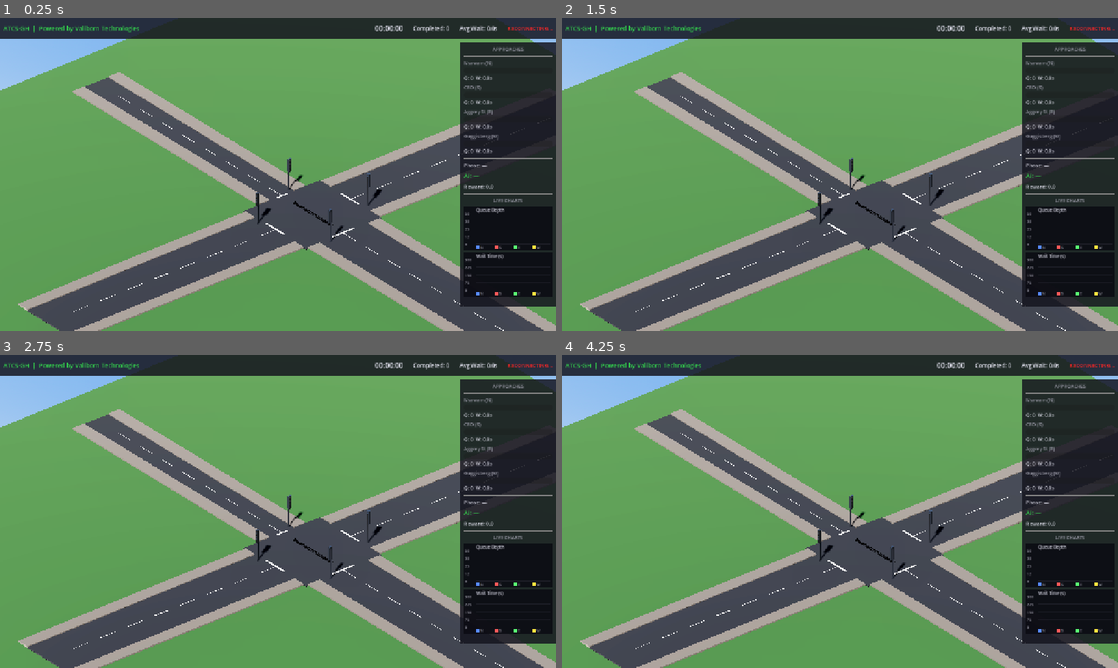
Above: before the commit, frames 1-4 (two rows, left to right).
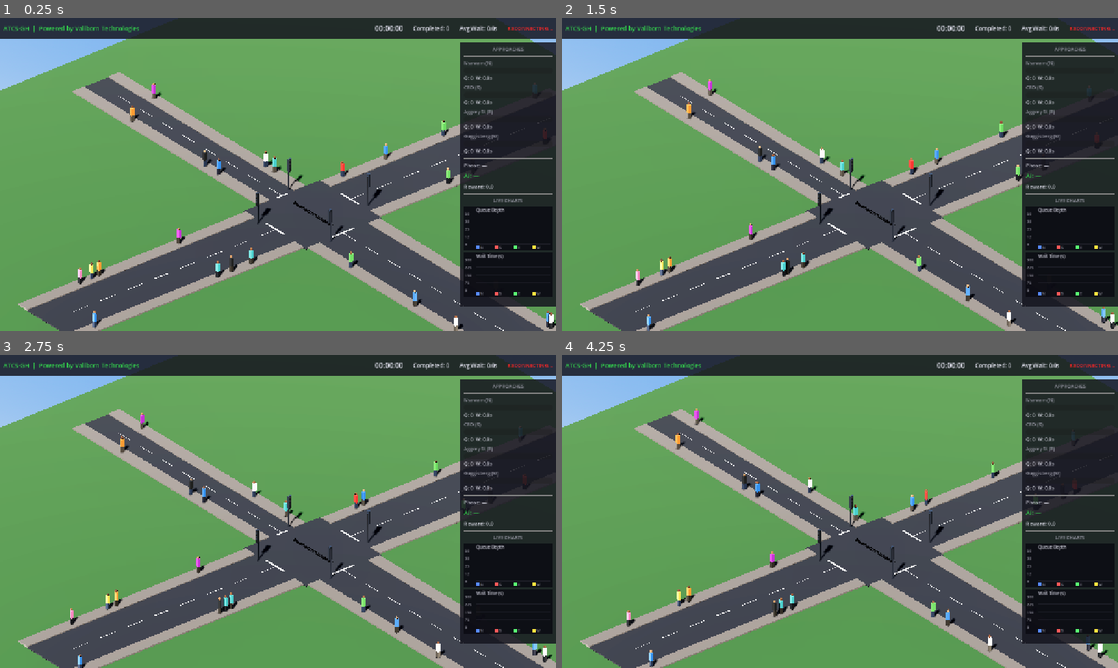
Above: after the commit, the same moments.

Repository: Bigbee-x/ATCS-GH
Game: Godot game, scene res://scenes/Main.tscn
The game is run twice, just before and just after one commit, with the same random seed, the same clock (stepped at 60 frames per second) and the same inputs.
Inputs (mouse positions are in pixels of both pictures, inside the frame that each line leads up to):
- Up to frame 1 (0.25 s): no input
- Up to frame 2 (1.5 s): move the mouse to (962, 158) at 0.52 s; click (962, 158) at 0.67 s; move the mouse to (728, 190) at 1.27 s; click (728, 190) at 1.42 s
- Up to frame 3 (2.75 s): move the mouse to (333, 442) at 2.02 s; click (333, 442) at 2.17 s
- Up to frame 4 (4.25 s): move the mouse to (812, 574) at 2.77 s; click (812, 574) at 2.92 s; move the mouse to (1006, 558) at 3.52 s; click (1006, 558) at 3.67 s

The runs differ from the first frame. In frame 1, 1.1% of the frame differs, in the area x 14-100%, y 20-100%; in frame 2, 1.1%; in frame 3, 1.0%; in frame 4, 1.1%.

Commit message:
Add ambient pedestrian system to 3D visualizer
Visual-only pedestrians walking on sidewalks for scene realism.
28 procedural-mesh pedestrians with varied appearances across 8 sidewalk paths.

Co-Authored-By: Claude Opus 4.6 <noreply@anthropic.com>

Diff:
--- a/visualizer/scenes/Main.tscn
+++ b/visualizer/scenes/Main.tscn
@@ -6,6 +6,7 @@
 [ext_resource type="Script" path="res://scripts/VehicleManager.gd" id="4_vehicles"]
 [ext_resource type="Script" path="res://scripts/UI.gd" id="5_ui"]
 [ext_resource type="Script" path="res://scripts/AudioManager.gd" id="6_audio"]
+[ext_resource type="Script" path="res://scripts/PedestrianManager.gd" id="7_pedestrians"]
 
 [sub_resource type="ProceduralSkyMaterial" id="ProceduralSkyMaterial_sky"]
 sky_top_color = Color(0.35, 0.55, 0.85, 1)
@@ -57,6 +58,9 @@
 [node name="VehicleManager" type="Node3D" parent="."]
 script = ExtResource("4_vehicles")
 
+[node name="PedestrianManager" type="Node3D" parent="."]
+script = ExtResource("7_pedestrians")
+
 [node name="AudioManager" type="Node" parent="."]
 script = ExtResource("6_audio")
 
--- a/visualizer/scripts/Main.gd
+++ b/visualizer/scripts/Main.gd
@@ -11,12 +11,14 @@
 ##   IsometricCamera (Camera3D)    — viewpoint
 ##   Intersection (Node3D)         — 3D road geometry + traffic lights
 ##   VehicleManager (Node3D)       — vehicle pool rendering
+##   PedestrianManager (Node3D)   — ambient walking pedestrians
 ##   UI (CanvasLayer → Control)    — HUD overlay
 
 # ── Child node references ────────────────────────────────────────────────────
 @onready var ws_client: WebSocketClient = $WebSocketClient
 @onready var intersection: Node3D = $Intersection
 @onready var vehicle_manager: Node3D = $VehicleManager
+@onready var pedestrian_manager: Node3D = $PedestrianManager
 @onready var audio_manager: Node = $AudioManager
 @onready var ui: Control = $UI/UIRoot
 @onready var camera: Camera3D = $IsometricCamera
@@ -96,6 +98,7 @@
 	var run: int = data.get("run", 0)
 	print("[Main] Simulation restarting (run #%d)..." % run)
 	vehicle_manager.clear_all()
+	pedestrian_manager.respawn()
 	audio_manager.reset_audio()
 	ui.reset_display()
 	_packets_received = 0
--- /dev/null
+++ b/visualizer/scripts/PedestrianManager.gd
@@ -0,0 +1,248 @@
+extends Node3D
+## Visual-only ambient pedestrian system.
+##
+## Spawns random pedestrians walking along sidewalks for scene realism.
+## Entirely client-side — no SUMO data, no server interaction.
+## Pedestrians walk back and forth along predefined sidewalk paths
+## at varied speeds with randomised appearances.
+
+# ── Configuration ──────────────────────────────────────────────────────────────
+const NUM_PEDESTRIANS   := 28      # Total ambient pedestrians
+const MIN_SPEED         := 0.4     # Slowest walk speed (Godot units/sec)
+const MAX_SPEED         := 1.2     # Fastest walk speed
+const BODY_WIDTH        := 0.3     # Torso width (X)
+const BODY_DEPTH        := 0.25    # Torso depth (Z)
+const BODY_HEIGHT       := 0.9     # Torso height (Y)
+const HEAD_RADIUS       := 0.14    # Head sphere radius
+const LEG_HEIGHT        := 0.7     # Legs (lower body)
+const TOTAL_HEIGHT      := 1.75    # Approximate total (legs + body + head)
+const SIDEWALK_Y        := 0.15    # Matches Intersection.gd SIDEWALK_HEIGHT
+
+# ── Road geometry (must match Intersection.gd) ────────────────────────────────
+const ROAD_LENGTH       := 30.0
+const NS_ROAD_WIDTH     := 6.4
+const E_ROAD_WIDTH      := 6.4
+const W_ROAD_WIDTH      := 3.2
+const JUNCTION_SIZE     := 10.0
+const SIDEWALK_WIDTH    := 1.5
+
+# ── Appearance palettes ───────────────────────────────────────────────────────
+# Shirt/top colors (bright, visible from isometric camera)
+const SHIRT_COLORS: Array = [
+	Color(0.85, 0.15, 0.15),   # Red
+	Color(0.15, 0.45, 0.85),   # Blue
+	Color(0.95, 0.75, 0.05),   # Yellow
+	Color(0.20, 0.70, 0.25),   # Green
+	Color(0.90, 0.45, 0.10),   # Orange
+	Color(0.60, 0.20, 0.70),   # Purple
+	Color(0.95, 0.95, 0.95),   # White
+	Color(0.15, 0.15, 0.15),   # Black
+	Color(0.80, 0.40, 0.60),   # Pink
+	Color(0.10, 0.65, 0.65),   # Teal
+]
+
+# Skin tones
+const SKIN_COLORS: Array = [
+	Color(0.36, 0.22, 0.14),   # Dark brown
+	Color(0.45, 0.30, 0.18),   # Medium brown
+	Color(0.55, 0.38, 0.24),   # Light brown
+	Color(0.65, 0.48, 0.32),   # Tan
+	Color(0.42, 0.26, 0.16),   # Rich brown
+]
+
+# Trouser/leg colors
+const LEG_COLORS: Array = [
+	Color(0.15, 0.15, 0.20),   # Dark navy
+	Color(0.20, 0.18, 0.15),   # Dark brown
+	Color(0.10, 0.10, 0.12),   # Black
+	Color(0.30, 0.28, 0.25),   # Khaki dark
+	Color(0.18, 0.22, 0.30),   # Denim
+]
+
+# ── Sidewalk path definitions ─────────────────────────────────────────────────
+# Each path: {start: Vector3, end: Vector3, walk_axis: String}
+# Pedestrians walk from start to end and back along the walk_axis.
+# Positions placed at centre of each sidewalk strip.
+var _sidewalk_paths: Array = []
+
+# ── Active pedestrians ────────────────────────────────────────────────────────
+# pid → {node, path_idx, progress, speed, forward}
+var _pedestrians: Array = []
+
+
+# ═══════════════════════════════════════════════════════════════════════════════
+# LIFECYCLE
+# ═══════════════════════════════════════════════════════════════════════════════
+
+func _ready() -> void:
+	_define_sidewalk_paths()
+	_spawn_all()
+
+
+func _process(delta: float) -> void:
+	for ped in _pedestrians:
+		_move_pedestrian(ped, delta)
+
+
+# ═══════════════════════════════════════════════════════════════════════════════
+# PATH DEFINITIONS
+# ═══════════════════════════════════════════════════════════════════════════════
+
+func _define_sidewalk_paths() -> void:
+	## Define all 8 sidewalk paths (2 per road arm).
+	var half_junc: float = JUNCTION_SIZE / 2.0
+	var ns_sw_offset: float = NS_ROAD_WIDTH / 2.0 + SIDEWALK_WIDTH / 2.0  # ~3.95
+	var e_sw_offset: float = E_ROAD_WIDTH / 2.0 + SIDEWALK_WIDTH / 2.0
+	var w_sw_offset: float = W_ROAD_WIDTH / 2.0 + SIDEWALK_WIDTH / 2.0    # ~2.35
+
+	var road_start: float = half_junc + 1.0        # Start just past junction edge
+	var road_end: float = half_junc + ROAD_LENGTH - 1.0  # End before road tip
+
+	_sidewalk_paths = [
+		# ── North road (Z+) — east sidewalk ──
+		{"start": Vector3(ns_sw_offset, 0, road_start), "end": Vector3(ns_sw_offset, 0, road_end)},
+		# ── North road (Z+) — west sidewalk ──
+		{"start": Vector3(-ns_sw_offset, 0, road_start), "end": Vector3(-ns_sw_offset, 0, road_end)},
+
+		# ── South road (Z-) — east sidewalk ──
+		{"start": Vector3(ns_sw_offset, 0, -road_start), "end": Vector3(ns_sw_offset, 0, -road_end)},
+		# ── South road (Z-) — west sidewalk ──
+		{"start": Vector3(-ns_sw_offset, 0, -road_start), "end": Vector3(-ns_sw_offset, 0, -road_end)},
+
+		# ── East road (X+) — north sidewalk ──
+		{"start": Vector3(road_start, 0, e_sw_offset), "end": Vector3(road_end, 0, e_sw_offset)},
+		# ── East road (X+) — south sidewalk ──
+		{"start": Vector3(road_start, 0, -e_sw_offset), "end": Vector3(road_end, 0, -e_sw_offset)},
+
+		# ── West road (X-) — north sidewalk ──
+		{"start": Vector3(-road_start, 0, -w_sw_offset), "end": Vector3(-road_end, 0, -w_sw_offset)},
+		# ── West road (X-) — south sidewalk ──
+		{"start": Vector3(-road_start, 0, w_sw_offset), "end": Vector3(-road_end, 0, w_sw_offset)},
+	]
+
+
+# ═══════════════════════════════════════════════════════════════════════════════
+# SPAWNING
+# ═══════════════════════════════════════════════════════════════════════════════
+
+func _spawn_all() -> void:
+	## Spawn all ambient pedestrians distributed across sidewalks.
+	for i in range(NUM_PEDESTRIANS):
+		var path_idx: int = i % _sidewalk_paths.size()
+		var ped_node: Node3D = _make_pedestrian_mesh()
+		add_child(ped_node)
+
+		var progress: float = randf()  # Random starting position along path
+		var speed: float = MIN_SPEED + randf() * (MAX_SPEED - MIN_SPEED)
+		var forward: bool = randf() > 0.5
+
+		var ped_data: Dictionary = {
+			"node": ped_node,
+			"path_idx": path_idx,
+			"progress": progress,
+			"speed": speed,
+			"forward": forward,
+		}
+
+		_update_position(ped_data)
+		_pedestrians.append(ped_data)
+
+
+func respawn() -> void:
+	## Clear and respawn all pedestrians (called on sim restart).
+	for ped in _pedestrians:
+		ped["node"].queue_free()
+	_pedestrians.clear()
+	_spawn_all()
+
+
+# ═══════════════════════════════════════════════════════════════════════════════
+# MOVEMENT
+# ═══════════════════════════════════════════════════════════════════════════════
+
+func _move_pedestrian(ped: Dictionary, delta: float) -> void:
+	## Advance a pedestrian along its sidewalk path.
+	var path: Dictionary = _sidewalk_paths[ped["path_idx"]]
+	var path_length: float = path["start"].distance_to(path["end"])
+	var step: float = (ped["speed"] * delta) / path_length
+
+	if ped["forward"]:
+		ped["progress"] += step
+		if ped["progress"] >= 1.0:
+			ped["progress"] = 1.0
+			ped["forward"] = false
+	else:
+		ped["progress"] -= step
+		if ped["progress"] <= 0.0:
+			ped["progress"] = 0.0
+			ped["forward"] = true
+
+	_update_position(ped)
+
+
+func _update_position(ped: Dictionary) -> void:
+	## Set pedestrian node position and rotation from progress.
+	var path: Dictionary = _sidewalk_paths[ped["path_idx"]]
+	var pos: Vector3 = path["start"].lerp(path["end"], ped["progress"])
+	pos.y = SIDEWALK_Y + LEG_HEIGHT + BODY_HEIGHT / 2.0  # Stand on sidewalk
+
+	var node: Node3D = ped["node"]
+	node.position = pos
+
+	# Face walking direction
+	var dir: Vector3 = (path["end"] - path["start"]).normalized()
+	if not ped["forward"]:
+		dir = -dir
+	if dir.length() > 0.01:
+		node.rotation.y = atan2(dir.x, dir.z)
+
+
+# ═══════════════════════════════════════════════════════════════════════════════
+# MESH CREATION
+# ═══════════════════════════════════════════════════════════════════════════════
+
+func _make_pedestrian_mesh() -> Node3D:
+	## Create a simple procedural pedestrian: legs + torso + head.
+	var root := Node3D.new()
+
+	# Random colours
+	var shirt_color: Color = SHIRT_COLORS[randi() % SHIRT_COLORS.size()]
+	var skin_color: Color = SKIN_COLORS[randi() % SKIN_COLORS.size()]
+	var leg_color: Color = LEG_COLORS[randi() % LEG_COLORS.size()]
+
+	# ── Legs (lower body box) ──
+	var leg_mat := StandardMaterial3D.new()
+	leg_mat.albedo_color = leg_color
+
+	var legs := CSGBox3D.new()
+	legs.size = Vector3(BODY_WIDTH, LEG_HEIGHT, BODY_DEPTH)
+	legs.position = Vector3(0, -BODY_HEIGHT / 2.0 - LEG_HEIGHT / 2.0 + 0.05, 0)
+	legs.material = leg_mat
+	legs.name = "Legs"
+	root.add_child(legs)
+
+	# ── Torso (upper body box) ──
+	var shirt_mat := StandardMaterial3D.new()
+	shirt_mat.albedo_color = shirt_color
+
+	var torso := CSGBox3D.new()
+	torso.size = Vector3(BODY_WIDTH + 0.05, BODY_HEIGHT, BODY_DEPTH + 0.02)
+	torso.position = Vector3(0, 0, 0)
+	torso.material = shirt_mat
+	torso.name = "Torso"
+	root.add_child(torso)
+
+	# ── Head (sphere) ──
+	var skin_mat := StandardMaterial3D.new()
+	skin_mat.albedo_color = skin_color
+
+	var head := CSGSphere3D.new()
+	head.radius = HEAD_RADIUS
+	head.radial_segments = 8
+	head.rings = 4
+	head.position = Vector3(0, BODY_HEIGHT / 2.0 + HEAD_RADIUS, 0)
+	head.material = skin_mat
+	head.name = "Head"
+	root.add_child(head)
+
+	return root
Not shown: 1 places in visualizer/scenes/Main.tscn that only renumber resources
Not shown, added: visualizer/scripts/PedestrianManager.gd.uid
